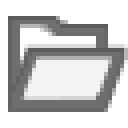
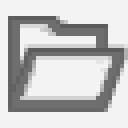
Comparing the layer stacks of the two 128×128 images. Changes:
painted on "Layer #1" over [20, 56, 112, 108]
painted on "Layer" over [20, 16, 108, 96]
showed "Background" over [0, 0, 128, 128]
